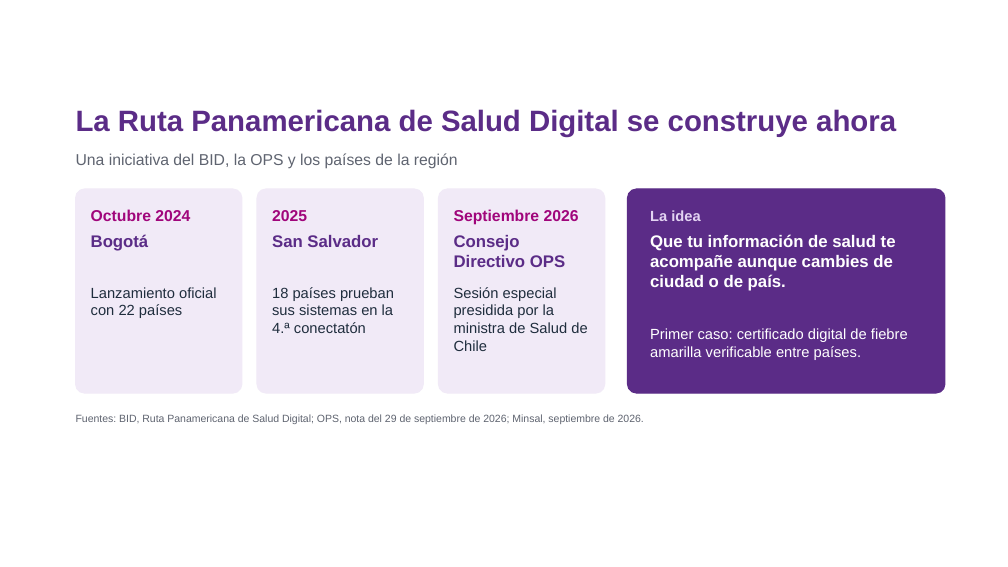
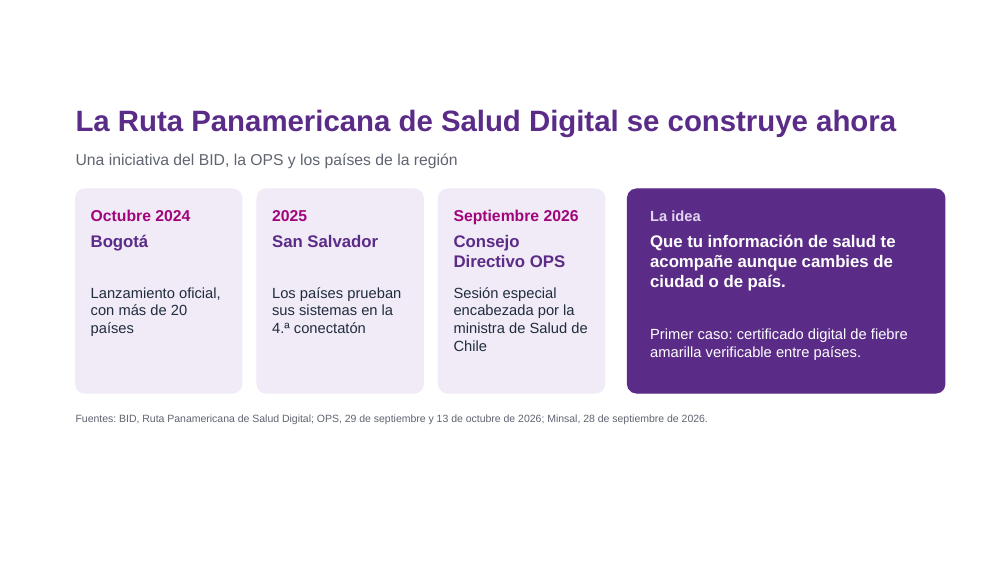
Before and after one commit to estefafro/CFSD, a slide deck: slide 7 of entregables/2026-11-11-webinar/presentacion-webinar.pptx. Drawn at 1008x567 pixels with LibreOffice and Linux fonts; fonts in the diff are those of the drawing; background and template pictures are left out. Boxes give left, top, right and bottom in pixels: in the first picture for what was removed or moved away, otherwise in the second. Text is boxed around its words. In the diff, an @@ line names an element or a change of style, - is before the commit and + after.

```diff
--- a/entregables/2026-11-11-webinar/presentacion-webinar.pptx
+++ b/entregables/2026-11-11-webinar/presentacion-webinar.pptx
@@ text at bbox=[91, 287, 221, 336]: text changed @@
-Lanzamiento oficial con 22 países
+Lanzamiento oficial, con más de 20 países
@@ text at bbox=[272, 287, 401, 333]: text changed @@
-18 países prueban sus sistemas en la 4.ª conectatón
+Los países prueban sus sistemas en la 4.ª conectatón
@@ text at bbox=[454, 287, 587, 351]: text changed @@
-Sesión especial presidida por la ministra de Salud de Chile
+Sesión especial encabezada por la ministra de Salud de Chile
@@ text at bbox=[76, 414, 708, 424]: text changed @@
-Fuentes: BID, Ruta Panamericana de Salud Digital; OPS, nota del 29 de septiembre de 2026; Minsal, septiembre de 2026.
+Fuentes: BID, Ruta Panamericana de Salud Digital; OPS, 29 de septiembre y 13 de octubre de 2026; Minsal, 28 de septiembre de 2026.
```
Also in this commit, not shown: 3 other slides changed, 4 other files.
